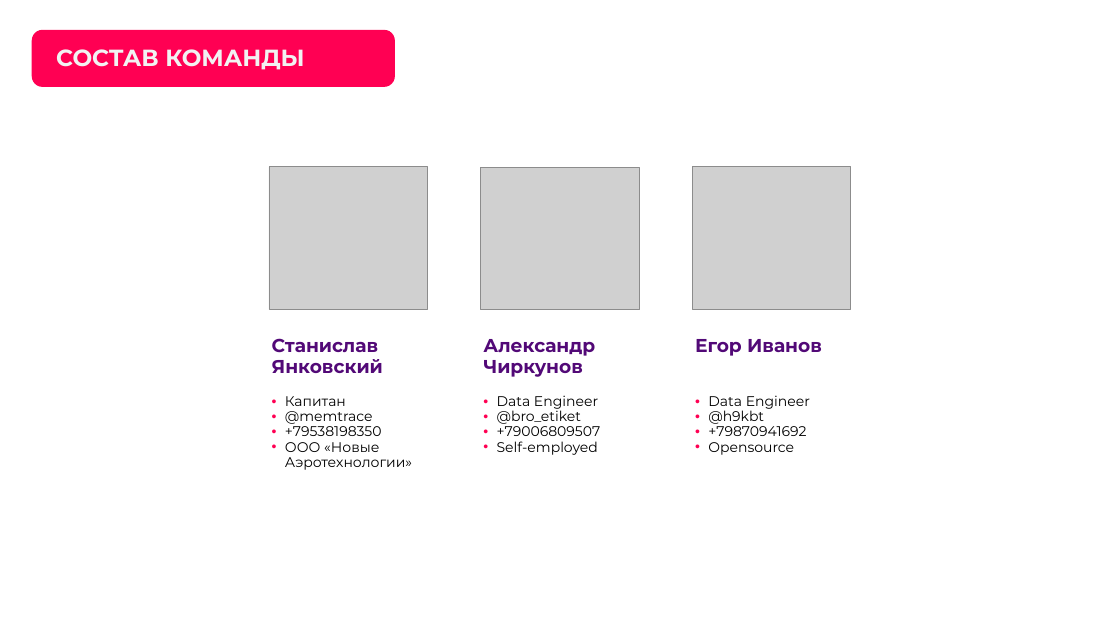
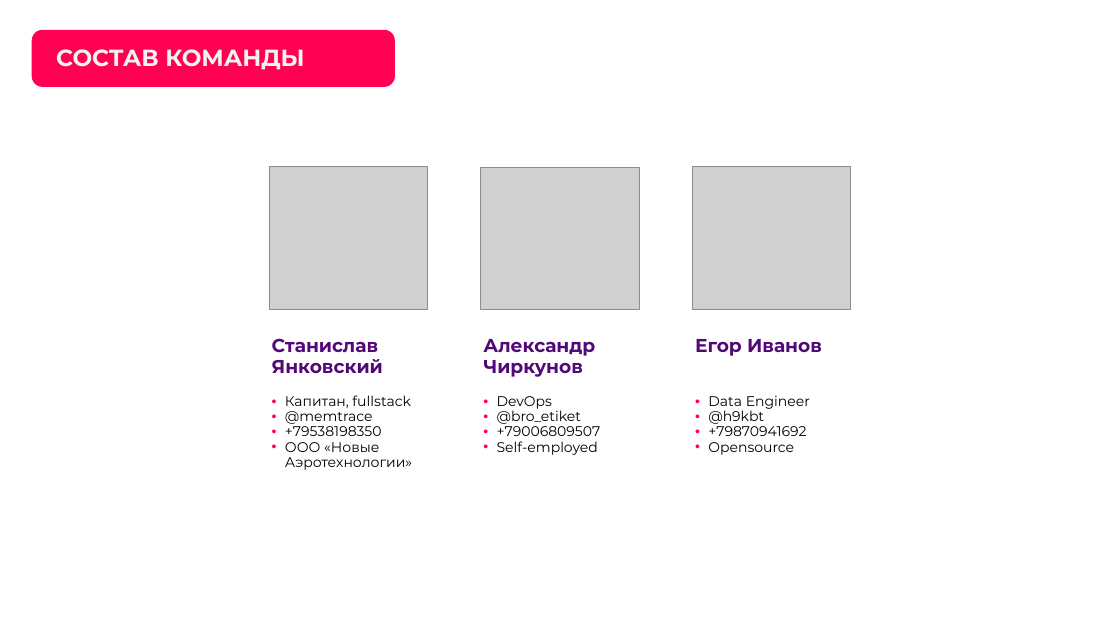
Before and after one commit to K1NGSM4N3/fsp-hack, a slide deck: slide 3 of docs/presentation.pptx. Drawn at 1120x630 pixels with LibreOffice and Linux fonts; fonts in the diff are those of the drawing; grey boxes stand for pictures; background and template pictures are left out. Boxes give left, top, right and bottom in pixels: in the first picture for what was removed or moved away, otherwise in the second. Text is boxed around its words. In the diff, an @@ line names an element or a change of style, - is before the commit and + after.

```diff
--- a/docs/presentation.pptx
+++ b/docs/presentation.pptx
@@ text at (285,395,411,408): text changed @@
-• Капитан
+• Капитан, fullstack
@@ text at (497,396,552,409): text changed @@
-• Data Engineer
+• DevOps
```
Also in this commit, not shown: 2 other slides changed, 1 other file.
